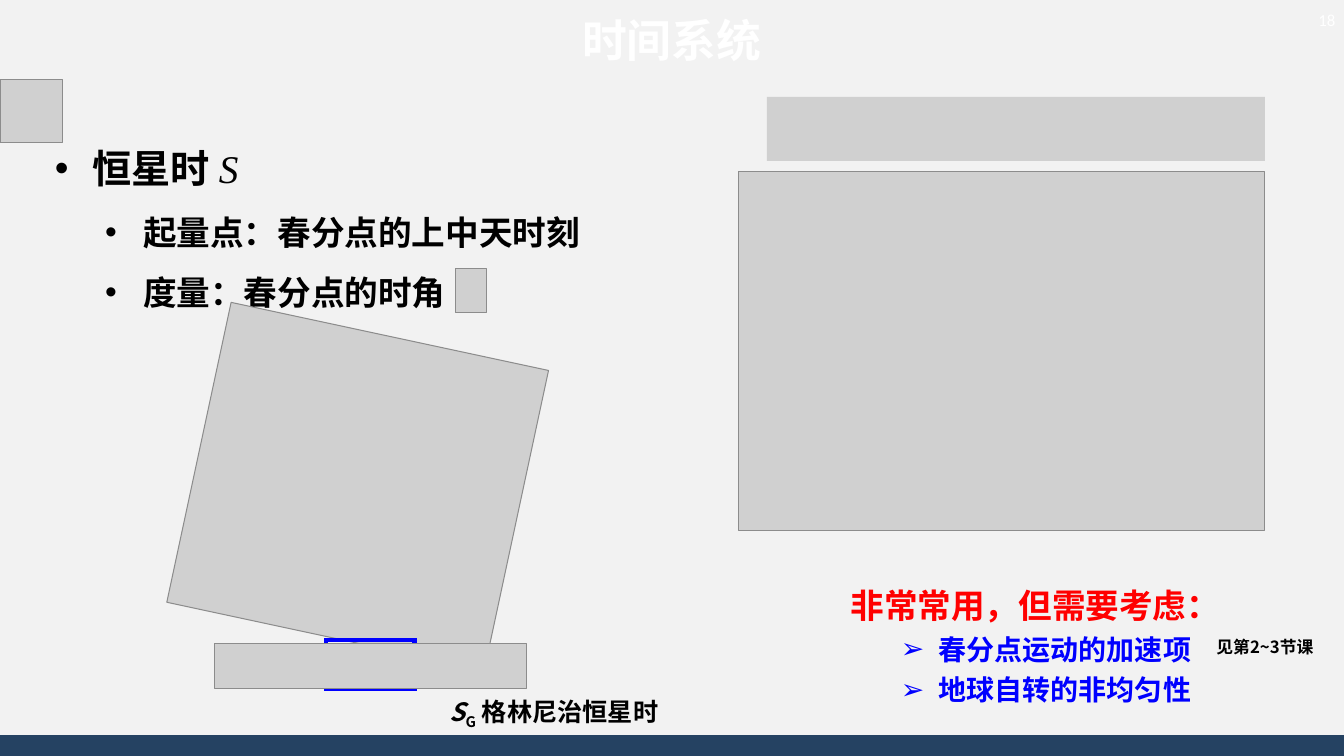
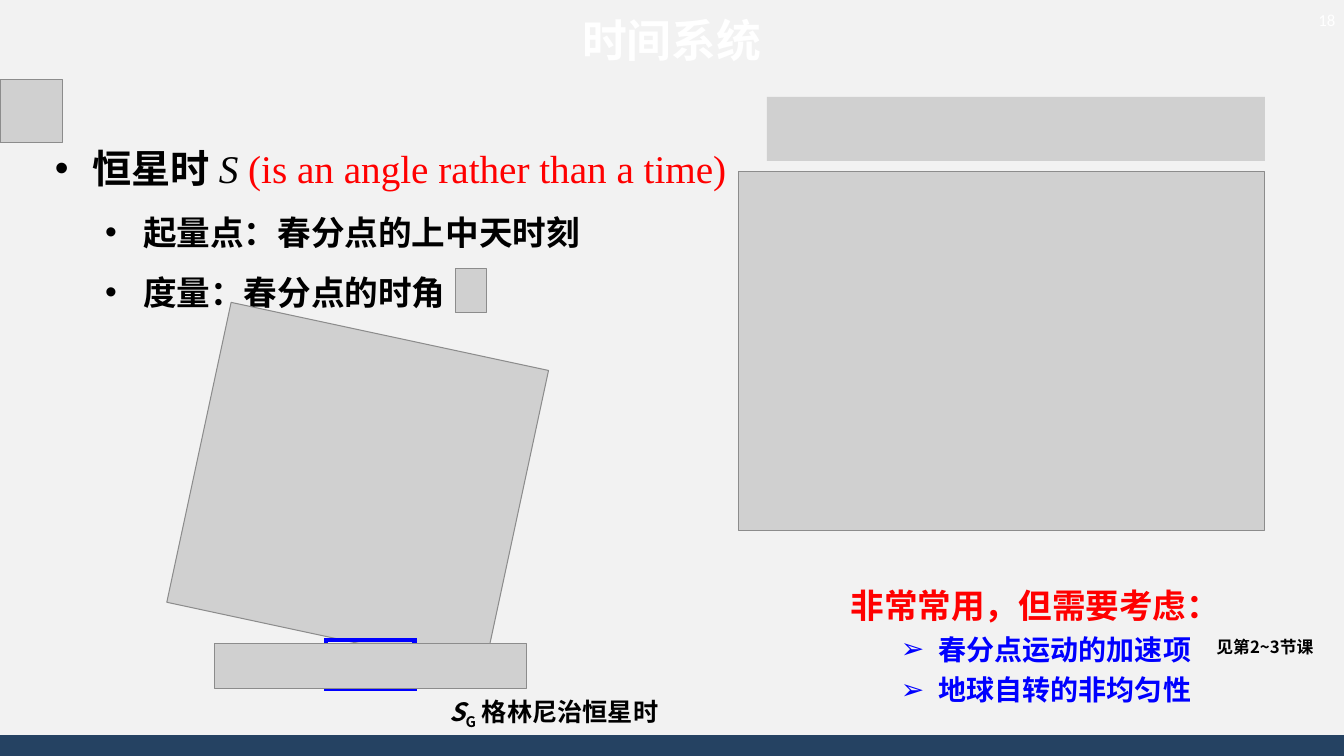
Before and after one commit to AsBackup/DAOSSA, a slide deck: slide 18 of 01 天球概念与时间系统.pptx. Drawn at 1344x756 pixels with LibreOffice and Linux fonts; fonts in the diff are those of the drawing; grey boxes stand for pictures; background and template pictures are left out. Boxes give left, top, right and bottom in pixels: in the first picture for what was removed or moved away, otherwise in the second. Text is boxed around its words. In the diff, an @@ line names an element or a change of style, - is before the commit and + after.

```diff
--- a/01 天球概念与时间系统.pptx
+++ b/01 天球概念与时间系统.pptx
@@ text at [93,149,727,191]: text changed; text colour #000000 to #FF0000; bold off @@
-• 恒星时 S
+• 恒星时 S (is an angle rather than a time)
```
Also in this commit, not shown: 6 other slides changed.
